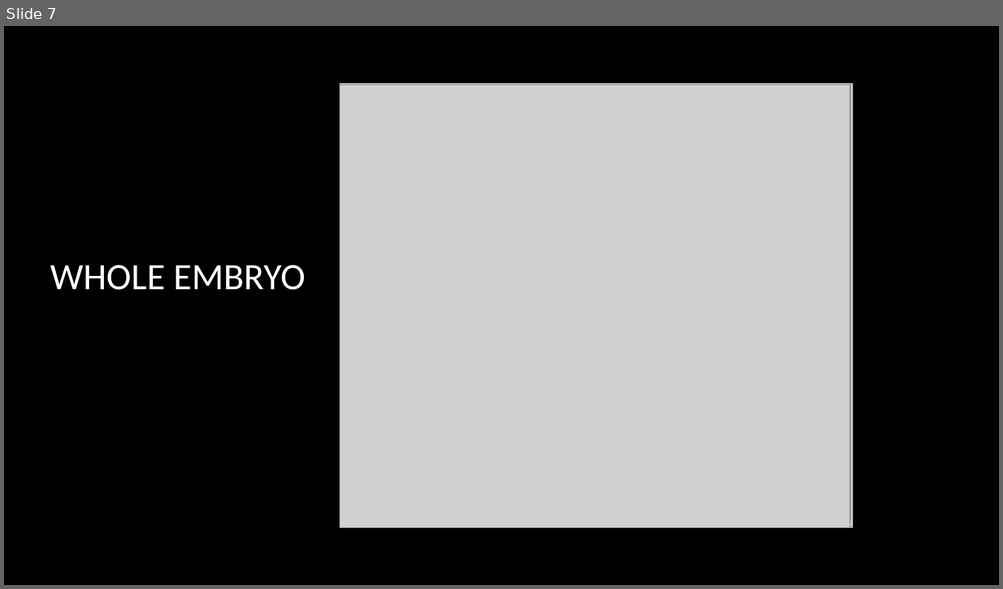
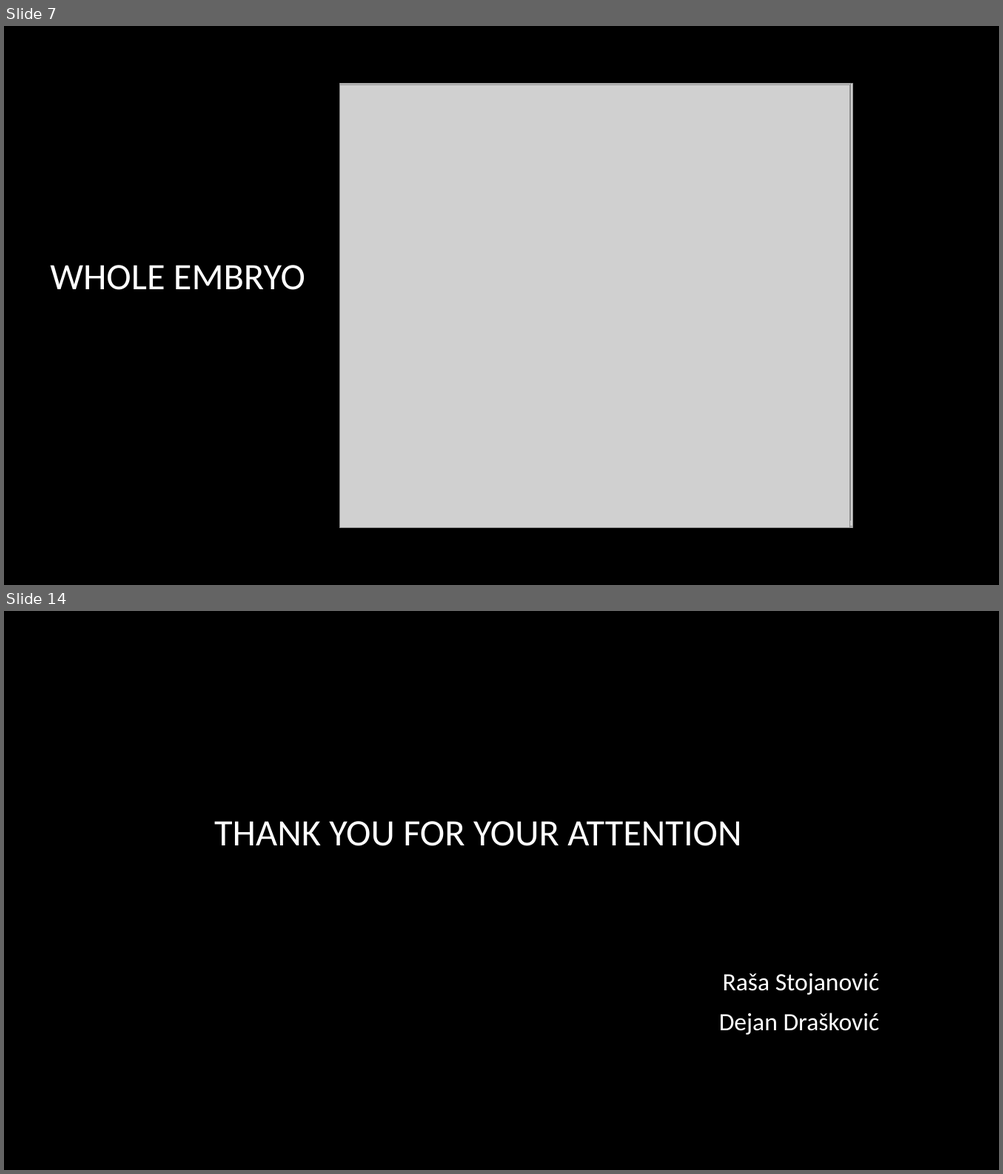
Before and after one commit to RixRasa/Genomics, a slide deck: Presentation1.pptx. Shown one above the other, each under a label of ours: slide 7 before the commit, slides 7 and 14 after it; the slides between them are not shown. The pictures are 1003x589 and 1003x1174 pixels, drawn with LibreOffice and Linux fonts; fonts in the diff are those of the drawing; grey boxes stand for pictures; background and template pictures are left out. Boxes give left, top, right and bottom in pixels: in the first picture for what was removed or moved away, otherwise in the second. Text is boxed around its words. In the diff, an @@ line names an element or a change of style, - is before the commit and + after.

```diff
--- a/Presentation1.pptx
+++ b/Presentation1.pptx
@@ slide 14 added at (4, 611, 999, 1170), background picture (left out) @@
@@ title added at (214, 821, 741, 846), 36 pt, text #FFFFFF @@
+THANK YOU FOR YOUR ATTENTION
@@ text added at (719, 974, 879, 1035), 24 pt, text #FFFFFF @@
+Raša Stojanović
+Dejan Drašković
```
Also in this commit, not shown: 1 slide changed, 6 other slides added, 3 slides removed, 2 other files.
